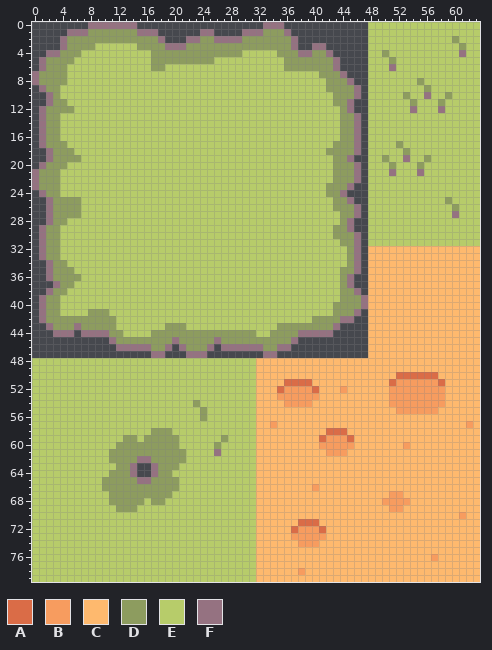
Sprite sheet -- Assets/Textures/Tilemaps/TileMap1_2.png. Above is the file before it was changed.
The file is 64x80 pixels.
Palette (. is transparent): A #da6c47  B #f79c5f  C #feb96e  D #8d9c5f  E #b7cc6a  F #957281
Pixels before (only the part around the change), first column x 0:
 0 ........FFFFFFF..................FFF............EEEE
 1 .....FFFDDDDDDDFFF......FF....FFFDDDF...........EEEE
 2 ....FDDDDDDDDDDDDDF...FFDDFFFFDDDDDDDF..........EEEE
 3 ....FDDDDEEEEEEDDDDFFFDDDDDDDDDDDDDDDF..FF......EEEE
 4 ..FFDDDEEEEEEEEEEDDDDDDDDDDDDDEEEEEDDDFFDDF.....EEDE
 5 .FDDDDEEEEEEEEEEEDDDDDDDDDEEEEEEEEEEDDDDDDDF....EEED
 6 .FDDDEEEEEEEEEEEEDDEEEEEEEEEEEEEEEEEDDDDDDDF....EEEF
 7 FDDDDEEEEEEEEEEEEEEEEEEEEEEEEEEEEEEEEEEEEDDDF...EEEE
 8 FDDDDEEEEEEEEEEEEEEEEEEEEEEEEEEEEEEEEEEEEEDDDF..EEEE
 9 .FDDEEEEEEEEEEEEEEEEEEEEEEEEEEEEEEEEEEEEEEDDDDF.EEEE
10 ..FDEEEEEEEEEEEEEEEEEEEEEEEEEEEEEEEEEEEEEEEDDDF.EEEE
11 ..FDDEEEEEEEEEEEEEEEEEEEEEEEEEEEEEEEEEEEEEEDDF..EEEE
12 .FDDDDEEEEEEEEEEEEEEEEEEEEEEEEEEEEEEEEEEEEEEDF..EEEE
13 .FDDEEEEEEEEEEEEEEEEEEEEEEEEEEEEEEEEEEEEEEEEDDF.EEEE
14 .FDDEEEEEEEEEEEEEEEEEEEEEEEEEEEEEEEEEEEEEEEEDDF.EEEE
15 .FDDEEEEEEEEEEEEEEEEEEEEEEEEEEEEEEEEEEEEEEEEDDF.EEEE
16 .FDDEEEEEEEEEEEEEEEEEEEEEEEEEEEEEEEEEEEEEEEEDDF.EEEE
17 .FDDDEEEEEEEEEEEEEEEEEEEEEEEEEEEEEEEEEEEEEEDDDF.EEEE
18 ..FDDDEEEEEEEEEEEEEEEEEEEEEEEEEEEEEEEEEEEEDDDDF.EEEE
19 ..FDDDDEEEEEEEEEEEEEEEEEEEEEEEEEEEEEEEEEEEEDDF..EEDE
20 .FDDDEEEEEEEEEEEEEEEEEEEEEEEEEEEEEEEEEEEEEEDDDF.EEED
21 FDDDEEEEEEEEEEEEEEEEEEEEEEEEEEEEEEEEEEEEEEEDDDF.EEEF
22 FDDDEEEEEEEEEEEEEEEEEEEEEEEEEEEEEEEEEEEEEEEDDDF.EEEE
23 FDDDEEEEEEEEEEEEEEEEEEEEEEEEEEEEEEEEEEEEEEDDDF..EEEE
24 .FDDEEEEEEEEEEEEEEEEEEEEEEEEEEEEEEEEEEEEEEDDF...EEEE
25 ..FDDDDEEEEEEEEEEEEEEEEEEEEEEEEEEEEEEEEEEEEDDF..EEEE
26 ..FDDDDEEEEEEEEEEEEEEEEEEEEEEEEEEEEEEEEEEEEDDDF.EEEE
27 ..FDDDDEEEEEEEEEEEEEEEEEEEEEEEEEEEEEEEEEEEEEDDF.EEEE
28 ..FDDEEEEEEEEEEEEEEEEEEEEEEEEEEEEEEEEEEEEEEEDF..EEEE
29 .FDDEEEEEEEEEEEEEEEEEEEEEEEEEEEEEEEEEEEEEEEDDF..EEEE
30 .FDDEEEEEEEEEEEEEEEEEEEEEEEEEEEEEEEEEEEEEEEDDDF.EEEE
31 .FDDEEEEEEEEEEEEEEEEEEEEEEEEEEEEEEEEEEEEEEEEDDF.EEEE
32 .FDDEEEEEEEEEEEEEEEEEEEEEEEEEEEEEEEEEEEEEEEEEDF.CCCC
33 .FDDEEEEEEEEEEEEEEEEEEEEEEEEEEEEEEEEEEEEEEEEEDF.CCCC
34 ..FDDEEEEEEEEEEEEEEEEEEEEEEEEEEEEEEEEEEEEEEEEDF.CCCC
35 ..FDDDEEEEEEEEEEEEEEEEEEEEEEEEEEEEEEEEEEEEEEDDF.CCCC
36 ..FDDDDEEEEEEEEEEEEEEEEEEEEEEEEEEEEEEEEEEEEEDF..CCCC
37 ...FDDEEEEEEEEEEEEEEEEEEEEEEEEEEEEEEEEEEEEEEDF..CCCC
38 ..FDDEEEEEEEEEEEEEEEEEEEEEEEEEEEEEEEEEEEEEEEDDF.CCCC
39 .FDDEEEEEEEEEEEEEEEEEEEEEEEEEEEEEEEEEEEEEEEEDDDFCCCC
40 .FDDEEEEEEEEEEEEEEEEEEEEEEEEEEEEEEEEEEEEEEEDDDDFCCCC
41 .FDDEEEEDDDEEEEEEEEEEEEEEEEEEEEEEEEEEEEEEEEDDDF.CCCC
42 .FDDDDDDDDDDEEEEEEEEEEEEEEEEEEEEEEEEEEEEDDDDFF..CCCC
43 ..FDDDFDDDDDEEEEEEEDDDEEEEEEEEEEEEEDDDDDDDDF....CCCC
44 ...FFF.FFFFDDEEEEDDDDDDDDDDDDDDDEEDDDDFFFFF.....CCCC
45 ...........FDDDDDDDDFDDDDDFDDDDDDDDDDF..........CCCC
46 ............FFFFFDDF.FDDDF.FFFFFFDDFF...........CCCC
47 .................FF...FFF........FF.............CCCC
48 EEEEEEEEEEEEEEEEEEEEEEEEEEEEEEEECCCCCCCCCCCCCCCCCCCC
49 EEEEEEEEEEEEEEEEEEEEEEEEEEEEEEEECCCCCCCCCCCCCCCCCCCC
50 EEEEEEEEEEEEEEEEEEEEEEEEEEEEEEEECCCCCCCCCCCCCCCCCCCC
51 EEEEEEEEEEEEEEEEEEEEEEEEEEEEEEEECCCCAAAACCCCCCCCCCCA
52 EEEEEEEEEEEEEEEEEEEEEEEEEEEEEEEECCCABBBBACCCBCCCCCCB
53 EEEEEEEEEEEEEEEEEEEEEEEEEEEEEEEECCCBBBBBBCCCCCCCCCCB
54 EEEEEEEEEEEEEEEEEEEEEEEDEEEEEEEECCCCBBBBCCCCCCCCCCCB
55 EEEEEEEEEEEEEEEEEEEEEEEEDEEEEEEECCCCCCCCCCCCCCCCCCCC
56 EEEEEEEEEEEEEEEEEEEEEEEEDEEEEEEECCCCCCCCCCCCCCCCCCCC
57 EEEEEEEEEEEEEEEEEEEEEEEEEEEEEEEECCBCCCCCCCCCCCCCCCCC
58 EEEEEEEEEEEEEEEEEDDDEEEEEEEEEEEECCCCCCCCCCAAACCCCCCC
59 EEEEEEEEEEEEEDDEDDDDDEEEEEEDEEEECCCCCCCCCABBBACCCCCC
60 EEEEEEEEEEEEDDDDDDDDDEEEEEDEEEEECCCCCCCCCBBBBBCCCCCC
61 EEEEEEEEEEEDDDDDDDDDDDEEEEFEEEEECCCCCCCCCCBBBCCCCCCC
62 EEEEEEEEEEEDDDDFFDDDDDEEEEEEEEEECCCCCCCCCCCCCCCCCCCC
63 EEEEEEEEEEEEDDF..FDDDEEEEEEEEEEECCCCCCCCCCCCCCCCCCCC
64 EEEEEEEEEEEDDDF..FDDEEEEEEEEEEEECCCCCCCCCCCCCCCCCCCC
65 EEEEEEEEEEDDDDDFFDDDDEEEEEEEEEEECCCCCCCCCCCCCCCCCCCC
66 EEEEEEEEEEDDDDDDDDDDDEEEEEEEEEEECCCCCCCCBCCCCCCCCCCC
67 EEEEEEEEEEEDDDDDDDDDEEEEEEEEEEEECCCCCCCCCCCCCCCCCCCB
68 EEEEEEEEEEEDDDDDEDDEEEEEEEEEEEEECCCCCCCCCCCCCCCCCCBB
69 EEEEEEEEEEEEDDDEEEEEEEEEEEEEEEEECCCCCCCCCCCCCCCCCCCB
70 EEEEEEEEEEEEEEEEEEEEEEEEEEEEEEEECCCCCCCCCCCCCCCCCCCC
71 EEEEEEEEEEEEEEEEEEEEEEEEEEEEEEEECCCCCCAAACCCCCCCCCCC
72 EEEEEEEEEEEEEEEEEEEEEEEEEEEEEEEECCCCCABBBACCCCCCCCCC
73 EEEEEEEEEEEEEEEEEEEEEEEEEEEEEEEECCCCCBBBBBCCCCCCCCCC
74 EEEEEEEEEEEEEEEEEEEEEEEEEEEEEEEECCCCCCBBBCCCCCCCCCCC
75 EEEEEEEEEEEEEEEEEEEEEEEEEEEEEEEECCCCCCCCCCCCCCCCCCCC
76 EEEEEEEEEEEEEEEEEEEEEEEEEEEEEEEECCCCCCCCCCCCCCCCCCCC
77 EEEEEEEEEEEEEEEEEEEEEEEEEEEEEEEECCCCCCCCCCCCCCCCCCCC
After the commit:
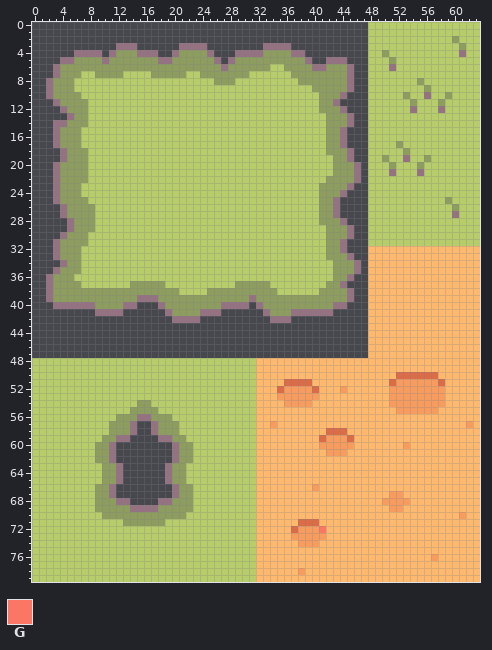
Colours new in this view: G #fc7665
What changed:
y 0: x 8..14 FFFFFFF -> .......; x 33..35 FFF -> ...
y 1: x 5..17 FFFDDDDDDDFFF -> .............; x 24..25 FF -> ..; x 30..36 FFFDDDF -> .......
y 2: x 4..18 FDDDDDDDDDDDDDF -> ...............; x 22..37 FFDDFFFFDDDDDDDF -> ................
y 3: x 4..20 FDDDDEEEEEEDDDDFF -> ........FFF......; x 22..37 DDDDDDDDDDDDDDDF -> FFF........FFFF.; x 40..41 FF -> ..
y 4: x 2..20 FFDDDEEEEEEEEEEDDDD -> ....FFFF.FDDDFFF..F; x 25..34 DDDDDEEEEE -> F...FFFFDD; x 37 D -> F; x 39..42 FDDF -> ....
y 5: x 1..16 FDDDDEEEEEEEEEEE -> ...FFDDDDFDDDDDD; x 18..19 DD -> FF; x 26..35 EEEEEEEEEE -> F.FDDDDDDD; x 39..42 DDDD -> F..F; x 44 . -> F
y 6: x 1..3 FDD -> ..F; x 5..16 EEEEEEEEEEEE -> DDDDDDDDDDDD; x 19..33 EEEEEEEEEEEEEEE -> DDDDDDDDFDDDDDD; x 40..41 DD -> FF; x 43..45 F.. -> DDF
y 7: x 0..3 FDDD -> ...F; x 5..6 EE -> DD; x 9..12 EEEE -> DDDD; x 17..21 EEEEE -> DDDDD; x 24..30 EEEEEEE -> DDDDDDD; x 37..40 EEEE -> DDDD; x 44..45 F. -> DF
y 8: x 0..2 FDD -> ..F; x 5 E -> D; x 26..28 EEE -> DDD; x 38..41 EEEE -> DDDD
y 9: x 1..2 FD -> .F; x 4..5 EE -> DD; x 40..41 EE -> DD; x 45..46 DF -> F.
y 10: x 4..6 EEE -> DDD; x 41..42 EE -> DD; x 44..46 DDF -> F..
y 11: x 2..3 FD -> .F; x 5..7 EEE -> DDD; x 41..45 EEDDF -> DDF..
y 12: x 1..4 FDDD -> ...F; x 6..7 EE -> DD; x 41..45 EEEDF -> DDDF.
y 13: x 1..7 FDDEEEE -> ....FDD; x 42..43 EE -> DD; x 45..46 DF -> F.
y 14: x 1..7 FDDEEEE -> ..FFDDD; x 42..43 EE -> DD; x 45..46 DF -> F.
y 15..16: x 1..6 FDDEEE -> ..FDDD; x 42..46 EEDDF -> DDF..
y 17: x 1..3 FDD -> ..F; x 5..6 EE -> DD; x 42 E -> D; x 44..46 DDF -> F..
y 18: x 2..4 FDD -> ..F; x 6..7 EE -> DD; x 45..46 DF -> F.
y 19: x 2..4 FDD -> ..F; x 7 E -> D
y 20: x 1..3 FDD -> ..F; x 5..7 EEE -> DDD
y 21: x 0..7 FDDDEEEE -> ...FDDDD
y 22: x 0..7 FDDDEEEE -> ...FDDDD; x 42 E -> D
y 23: x 0..6 FDDDEEE -> ...FDDD; x 41 E -> D
y 24: x 1..6 FDDEEE -> ..FDDD; x 41 E -> D
y 25: x 2..3 FD -> .F; x 7 E -> D; x 41..45 EEDDF -> DDF..
y 26: x 2..4 FDD -> ..F; x 7..8 EE -> DD; x 41..46 EEDDDF -> DDF...
y 27: x 2..4 FDD -> ..F; x 7..8 EE -> DD; x 41..46 EEEDDF -> DDF...
y 28: x 2..8 FDDEEEE -> ...FDDD; x 41..45 EEEDF -> DDDF.
y 29: x 1..8 FDDEEEEE -> ....FDDD; x 42 E -> D
y 30: x 1..7 FDDEEEE -> ...FDDD; x 42 E -> D; x 45..46 DF -> F.
y 31: x 1..7 FDDEEEE -> ..FDDDD; x 42..46 EEDDF -> DDF..
y 32: x 1..6 FDDEEE -> ..FDDD; x 42..46 EEEDF -> DDF..
y 33: x 1..6 FDDEEE -> ..FDDD; x 42..46 EEEDF -> DDDF.
y 34: x 2..6 FDDEE -> ..FDD; x 43..44 EE -> DD
y 35: x 2..3 FD -> .F; x 6 E -> D; x 43 E -> D
y 36: x 6 D -> E; x 43 E -> D
y 37: x 2..3 .F -> FD; x 6 E -> D; x 14..18 EEEEE -> DDDDD; x 29..33 EEEEE -> DDDDD; x 42..45 EEDF -> DDF.
y 38: x 5..20 EEEEEEEEEEEEEEEE -> DDDDDDDDDDDDDDDD; x 25..34 EEEEEEEEEE -> DDDDDDDDDD; x 41..43 EEE -> DDD; x 45..46 DF -> F.
y 39: x 1..2 FD -> .F; x 4..43 EEEEEEEEEEEEEEEEEEEEEEEEEEEEEEEEEEEEEEEE -> DDDDDDDDDDDFFFDDDDDDDDDDDDDFDDDDDDDDDDDD; x 45..47 DDF -> F..
y 40: x 1..47 FDDEEEEEEEEEEEEEEEEEEEEEEEEEEEEEEEEEEEEEEEDDDDF -> ..FFFFFFDDDDFF...FDDDDDDDDFFFF.FDDDDDDDDDDFF...
y 41: x 1..46 FDDEEEEDDDEEEEEEEEEEEEEEEEEEEEEEEEEEEEEEEEDDDF -> ........FFFF......FDDDDFFF......FDDDFFFFFF....
y 42: x 1..45 FDDDDDDDDDDEEEEEEEEEEEEEEEEEEEEEEEEEEEEDDDDFF -> ...................FFFF..........FFF.........
y 43: x 2..43 FDDDFDDDDDEEEEEEEDDDEEEEEEEEEEEEEDDDDDDDDF -> ..........................................
y 44: x 3..5 FFF -> ...; x 7..42 FFFFDDEEEEDDDDDDDDDDDDDDDEEDDDDFFFFF -> ....................................
y 45: x 11..37 FDDDDDDDDFDDDDDFDDDDDDDDDDF -> ...........................
y 46: x 12..19 FFFFFDDF -> ........; x 21..25 FDDDF -> .....; x 27..36 FFFFFFDDFF -> ..........
y 47: x 17..18 FF -> ..; x 22..24 FFF -> ...; x 33..34 FF -> ..
y 54: x 15..16 EE -> DD; x 23 D -> E
y 55: x 14..17 EEEE -> DDDD; x 24 D -> E
y 56: x 12..19 EEEEEEEE -> DDDFFDDD; x 24 D -> E
y 57: x 11..20 EEEEEEEEEE -> DDDF..FDDD
y 58: x 11..17 EEEEEED -> DDDF..F; x 20 E -> D
y 59: x 10..19 EEEDDEDDDD -> DDFF....FF; x 21 E -> D; x 27 D -> E
y 60: x 9..22 EEEDDDDDDDDDEE -> DDF........FDD; x 26 D -> E
y 61: x 9..20 EEDDDDDDDDDD -> DDF........F; x 22 E -> D; x 26 F -> E
y 62: x 9..20 EEDDDDFFDDDD -> DDF........F; x 22 E -> D
y 63: x 10..14 EEDDF -> DDF..; x 17..19 FDD -> ..F; x 21 E -> D
y 64: x 10 E -> D; x 12..14 DDF -> F..; x 17..21 FDDEE -> ..FDD
y 65: x 12..19 DDDFFDDD -> F......F; x 21 E -> D
y 66: x 9 E -> D; x 11..22 DDDDDDDDDDEE -> F........FDD
y 67: x 9..22 EEDDDDDDDDDEEE -> DDF........FDD
y 68: x 9..10 EE -> DD; x 12..22 DDDDEDDEEEE -> FF....FFDDD
y 69: x 9..11 EEE -> DDD; x 14..22 DEEEEEEEE -> FFFFDDDDD
y 70: x 10..21 EEEEEEEEEEEE -> DDDDDDDDDDDD
y 71: x 13..18 EEEEEE -> DDDDDD
y 72: x 41 A -> G
Pixel boxes of the changes (left, top, right, bottom) in both pictures:
changed: (32, 22, 368, 358)
changed: (95, 400, 228, 526)
changed: (319, 526, 326, 533)
